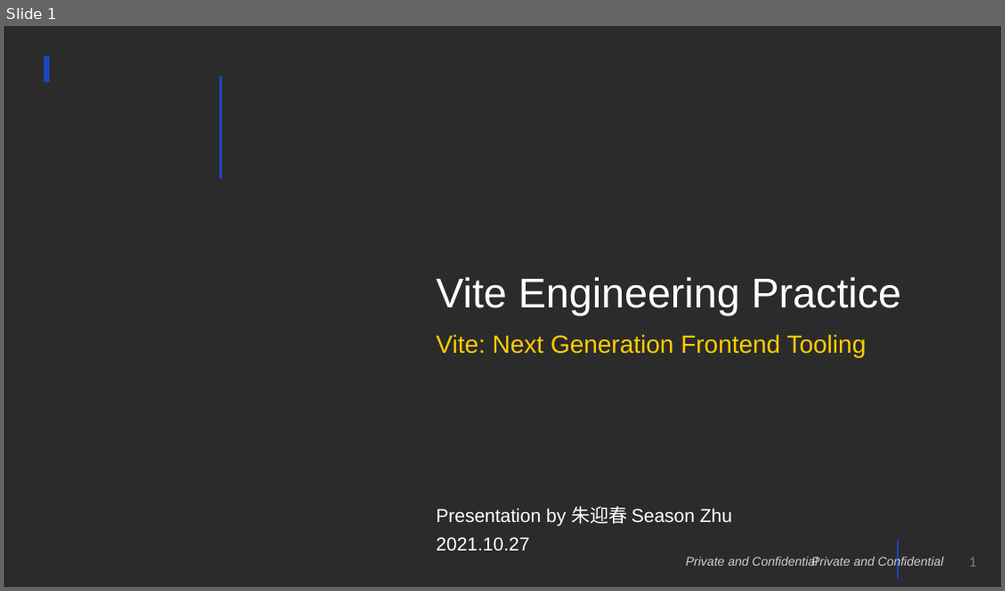
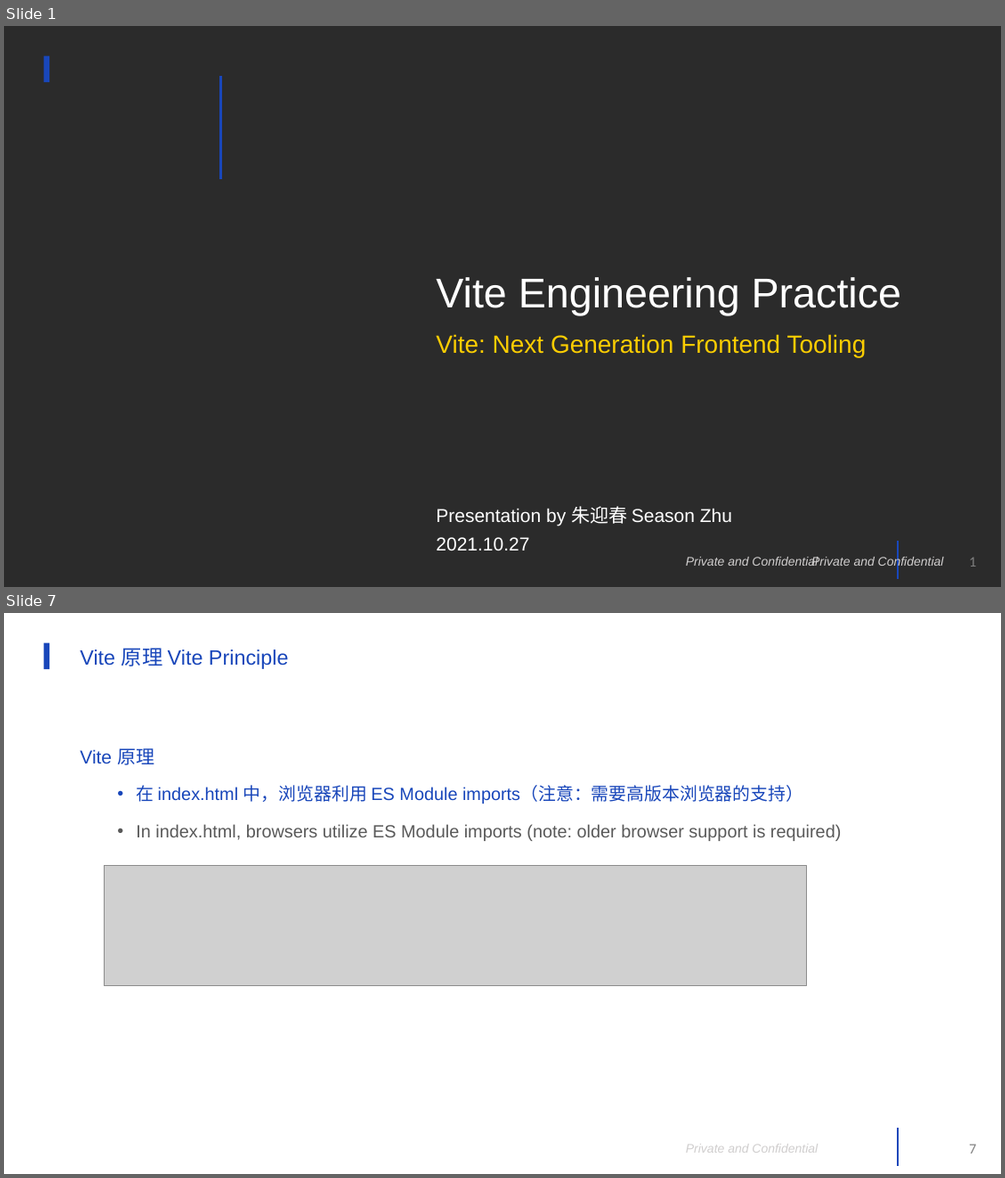
Before and after one commit to season19840122/Course, a slide deck: Vite2 项目工程化和原理剖析/Vite Engineering Practice.pptx. Shown one above the other, each under a label of ours: slide 1 before the commit, slides 1 and 7 after it; the slides between them are not shown. The pictures are 1005x591 and 1005x1178 pixels, drawn with LibreOffice and Linux fonts; fonts in the diff are those of the drawing; grey boxes stand for pictures; background and template pictures are left out; a plain dark background stands for a picture behind light text. Boxes give left, top, right and bottom in pixels: in the first picture for what was removed or moved away, otherwise in the second. Text is boxed around its words. In the diff, an @@ line names an element or a change of style, - is before the commit and + after.

Commit message:
update Vite 工程化实践.pptx and vite-engineering-practice project

```diff
--- a/Vite2 项目工程化和原理剖析/Vite Engineering Practice.pptx
+++ b/Vite2 项目工程化和原理剖析/Vite Engineering Practice.pptx
@@ slide 7 added at <box>4,613,1001,1174</box>, background picture (left out); not listed: 4 template elements that a slide beside it also shows @@
@@ title added at <box>80,648,289,669</box>, 20 pt, text #1846BA @@
+Vite 原理 Vite Principle
@@ text added at <box>80,748,841,841</box>, 17 pt, text #595959 @@
+Vite 原理
+  • 在 index.html 中，浏览器利用 ES Module imports（注意：需要高版本浏览器的支持）
+  • In index.html, browsers utilize ES Module imports (note: older browser support is required)
@@ picture added at <box>105,866,807,986</box> @@
```
Also in this commit, not shown: 1 slide changed, 20 other slides added, 9 slides removed, 39 other files.
